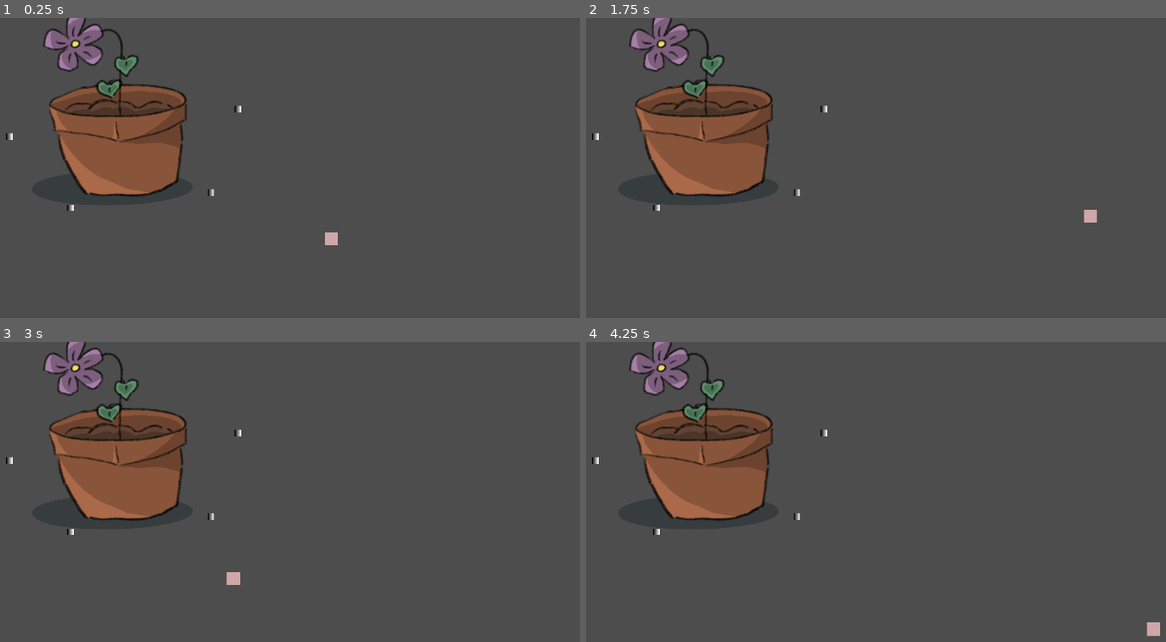
Above: before the commit, frames 1-4 (two rows, left to right).
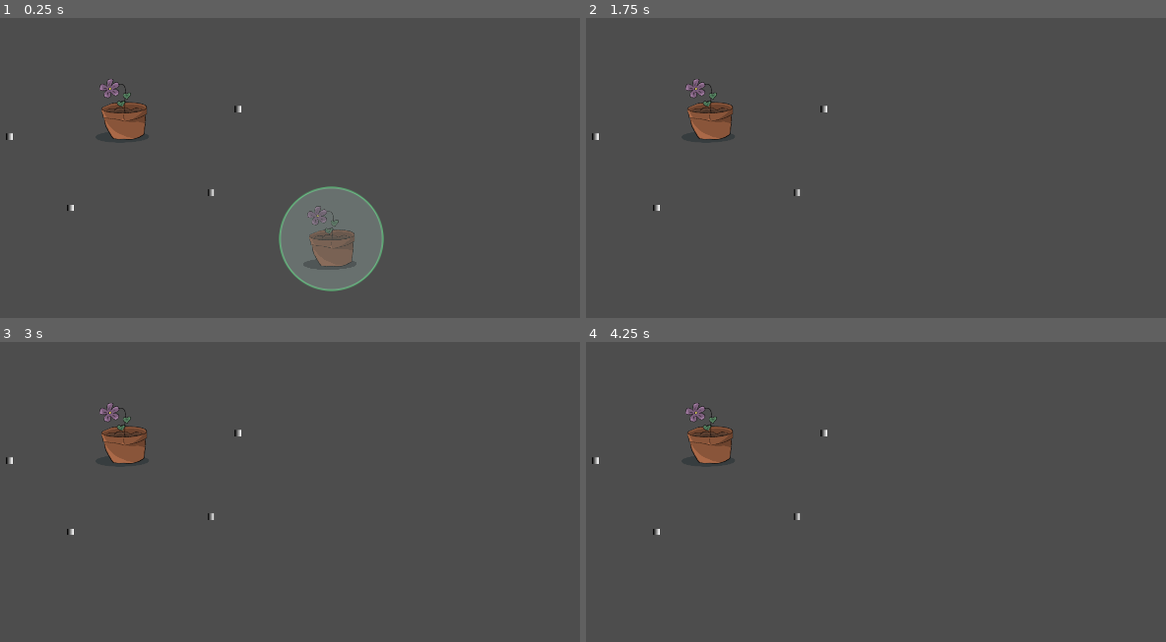
Above: after the commit, the same moments.

Repository: 100-Devs-1-Game/MossyMarchDefense
Game: Godot game, scene res://game/towers/debug_tower_placement.tscn
Same seed, same stepped clock (60 frames per second), same inputs: the game is played once before the commit and once after it. This scene is started directly instead of the project's main scene.
Inputs (mouse positions are in pixels of both pictures, inside the frame that each line leads up to):
- Up to frame 1 (0.25 s): no input
- Up to frame 2 (1.75 s): tap Enter at 0.5 s; move the mouse to (1090, 216) at 0.52 s; click (1090, 216) at 0.67 s; tap Space at 1.25 s; drag from (760, 261) to (1090, 216) at 1.27 s
- Up to frame 3 (3 s): tap Enter at 2 s; move the mouse to (411, 465) at 2.02 s; click (411, 465) at 2.17 s; tap Space at 2.75 s; drag from (outside the picture) to (116, 435) at 2.77 s
- Up to frame 4 (4.25 s): tap Enter at 3.5 s; move the mouse to (1154, 630) at 3.52 s; click (1154, 630) at 3.67 s

The runs differ from the first frame. In frame 1, 13% of the frame differs, in the area x 7-67%, y 0-92%; in frame 2, 8.5%; in frame 3, 8.5%; in frame 4, 8.5%.
Error after the commit: Invalid access to property or key 'on_dragged' on a base object of type 'null instance'. (res://game/towers/tower_placement.gd:14)

Commit message:
WIP Tower Shop
Check out tower_shop for progress. Need to make it generic for each tower type and link it to actual game assets/logic

Diff:
--- a/src/game/towers/debug_tower_placement.tscn
+++ b/src/game/towers/debug_tower_placement.tscn
@@ -13,7 +13,8 @@
 position = Vector2(174, 290)
 
 [node name="debug_tower" parent="." instance=ExtResource("2_u3624")]
-position = Vector2(435, 231)
+position = Vector2(453, 229)
+scale = Vector2(1, 1)
 
 [node name="TowerMarker2" parent="." instance=ExtResource("2_bebh6")]
 position = Vector2(323, 464)
--- /dev/null
+++ b/src/game/towers/drag_to_place.gd
@@ -0,0 +1,15 @@
+extends Sprite2D
+
+signal on_dragged
+
+var is_dragging = false
+
+func _input(event):
+	if event is InputEventMouseButton and event.button_index == MOUSE_BUTTON_LEFT:
+		if event.pressed:
+			if get_rect().has_point(to_local(event.position)):
+				is_dragging = true
+				var mouse_offset = get_global_mouse_position() - global_position
+				on_dragged.emit(mouse_offset)
+		else:
+			is_dragging = false
--- a/src/game/towers/tower_placement.gd
+++ b/src/game/towers/tower_placement.gd
@@ -11,6 +11,8 @@
 	$Area2D.body_entered.connect(enter_snap_range)
 	$Area2D.body_exited.connect(exit_snap_range)
 
+	$"../Plant".on_dragged.connect(_on_plant_on_dragged)
+
 	if !debug:
 		stop()
 
@@ -18,14 +20,19 @@
 	global_position = get_global_mouse_position()
 
 	if is_snapping:
-		$TowerRange.global_position = snap_global_position
+		$SnapTo.global_position = snap_global_position
+	else:
+		$SnapTo.position = Vector2.ZERO
 
-		if Input.is_mouse_button_pressed(MOUSE_BUTTON_LEFT):
-			var tower_instance = tower.instantiate()
-			tower_instance.global_position = snap_global_position
-			get_tree().current_scene.add_child.call_deferred(tower_instance)
-	else:
-		$TowerRange.position = Vector2.ZERO
+func _input(event):
+	if event is InputEventMouseButton and event.button_index == MOUSE_BUTTON_LEFT:
+		if !event.is_pressed():
+			if is_snapping:
+				var tower_instance = tower.instantiate()
+				tower_instance.global_position = snap_global_position
+				tower_instance.scale = Vector2.ONE
+				get_tree().current_scene.add_child.call_deferred(tower_instance)
+			stop()
 
 func start() -> void:
 	visible = true
@@ -45,3 +52,6 @@
 
 func exit_snap_range(_body):
 	is_snapping = false
+
+func _on_plant_on_dragged(mouse_offset: Vector2) -> void:
+	start()
--- a/src/game/towers/tower_placement.tscn
+++ b/src/game/towers/tower_placement.tscn
@@ -1,29 +1,29 @@
 [gd_scene load_steps=5 format=3 uid="uid://dveghwoyhw5i1"]
 
 [ext_resource type="Script" uid="uid://dnaqaf00m6iih" path="res://game/towers/tower_placement.gd" id="1_vyb1f"]
-
-[sub_resource type="Gradient" id="Gradient_vyb1f"]
-offsets = PackedFloat32Array(0)
-colors = PackedColorArray(0.8173675, 0.65256494, 0.66214633, 1)
-
-[sub_resource type="GradientTexture2D" id="GradientTexture2D_1hgh3"]
-gradient = SubResource("Gradient_vyb1f")
-width = 32
-height = 32
+[ext_resource type="Texture2D" uid="uid://bwe402sufv4li" path="res://assets/Towers/radius_indicator.png" id="2_1hgh3"]
+[ext_resource type="Texture2D" uid="uid://sy3gqfrcapv5" path="res://assets/Towers/Flower Pot/flower_pot1.png" id="2_nsiep"]
 
 [sub_resource type="CircleShape2D" id="CircleShape2D_vyb1f"]
-radius = 16.0
+radius = 128.0
 
 [node name="TowerPlacement" type="Node2D"]
 script = ExtResource("1_vyb1f")
 
-[node name="TowerRange" type="Sprite2D" parent="."]
-texture = SubResource("GradientTexture2D_1hgh3")
+[node name="SnapTo" type="Node2D" parent="."]
+
+[node name="TowerRange" type="Sprite2D" parent="SnapTo"]
+scale = Vector2(2.56, 2.56)
+texture = ExtResource("2_1hgh3")
+
+[node name="TowerGhost" type="Sprite2D" parent="SnapTo"]
+modulate = Color(1, 1, 1, 0.5019608)
+scale = Vector2(0.1, 0.1)
+texture = ExtResource("2_nsiep")
 
 [node name="Area2D" type="Area2D" parent="."]
 collision_layer = 0
 collision_mask = 128
 
 [node name="CollisionShape2D" type="CollisionShape2D" parent="Area2D"]
-position = Vector2(0, -2)
 shape = SubResource("CircleShape2D_vyb1f")
--- /dev/null
+++ b/src/game/towers/tower_shop.tscn
@@ -0,0 +1,40 @@
+[gd_scene load_steps=7 format=3 uid="uid://hgdtyuo44bet"]
+
+[ext_resource type="PackedScene" uid="uid://dveghwoyhw5i1" path="res://game/towers/tower_placement.tscn" id="1_sfydj"]
+[ext_resource type="PackedScene" uid="uid://cr1hj35781yes" path="res://game/towers/tower_marker.tscn" id="2_b8ilx"]
+[ext_resource type="PackedScene" uid="uid://ht2s7wyyb24a" path="res://game/towers/debug_tower.tscn" id="3_v4j5p"]
+[ext_resource type="Texture2D" uid="uid://sy3gqfrcapv5" path="res://assets/Towers/Flower Pot/flower_pot1.png" id="4_rx5uu"]
+[ext_resource type="Script" uid="uid://c4pb6655ohwjf" path="res://game/towers/drag_to_place.gd" id="5_pie42"]
+[ext_resource type="Texture2D" uid="uid://dxpj4ilbctyno" path="res://assets/Towers/Watering Can/watering_can1.png" id="6_35s2q"]
+
+[node name="TowerShop" type="Node2D"]
+
+[node name="TowerPlacement" parent="." instance=ExtResource("1_sfydj")]
+visible = false
+
+[node name="TowerMarker" parent="." instance=ExtResource("2_b8ilx")]
+position = Vector2(174, 290)
+
+[node name="debug_tower" parent="." instance=ExtResource("3_v4j5p")]
+position = Vector2(456, 289)
+scale = Vector2(1, 1)
+
+[node name="TowerMarker2" parent="." instance=ExtResource("2_b8ilx")]
+position = Vector2(323, 464)
+
+[node name="TowerMarker3" parent="." instance=ExtResource("2_b8ilx")]
+position = Vector2(732, 223)
+
+[node name="TowerMarker4" parent="." instance=ExtResource("2_b8ilx")]
+position = Vector2(666, 427)
+
+[node name="Plant" type="Sprite2D" parent="."]
+position = Vector2(1374.9999, 108.99999)
+scale = Vector2(0.1, 0.1)
+texture = ExtResource("4_rx5uu")
+script = ExtResource("5_pie42")
+
+[node name="WateringCan" type="Sprite2D" parent="."]
+position = Vector2(1380, 288)
+scale = Vector2(0.1, 0.1)
+texture = ExtResource("6_35s2q")
Binary file added: src/assets/Towers/radius_indicator.png
Not shown, added: src/assets/Towers/radius_indicator.png.import
Not shown, added: src/game/towers/drag_to_place.gd.uid
